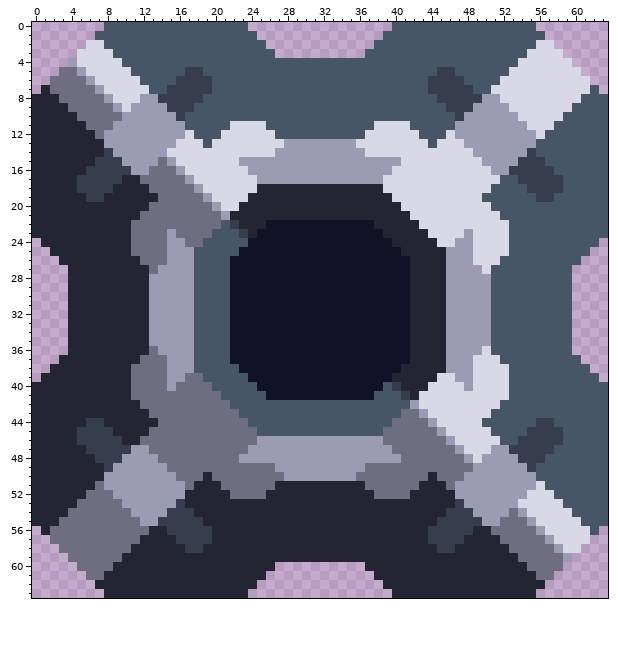
A pixel-art sprite gets an edit: sprites/blocks/production/IRON SMELTER/biotic-zlo-crafting-iron-smelter.png. This is how it looked before the edit.
The file is 64x64 pixels.
The same view after the edit:
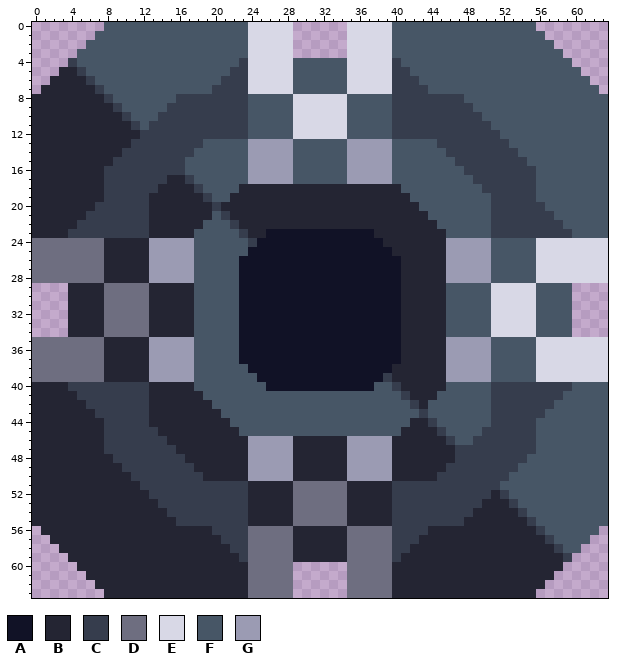
Palette (. is transparent): A #111226  B #242533  C #363d4d  D #6e6e80  E #d8d8e6  F #475666  G #9b9bb3
From old to new:
Changed rows in their new state; - is an unchanged pixel.
first column x 0:
 0 ------------------------EEEEE------EEEEE------------------------
 1 ------------------------EEEEE------EEEEE------------------------
 2 ------FF----------------EEEEE------EEEEE----------------FF------
 3 -----FFFF---------------EEEEE------EEEEE---------------FFFF-----
 4 ----CFFFFF-------------CEEEEE------EEEEEC-------------FFFFFF----
 5 ---BBCFFFFF------FF---CCEEEEE------EEEEECC---FF------FFFFFFFF---
 6 --BBBBCFFFFF----FFFF-CCCEEEEE------EEEEECCC-FFFF----FFFFFFFFFF--
 7 --BBBBBCFFFFF--FFFFFCCCCEEEEE------EEEEECCCCFFFFF--FFFFFFFFFFF--
 8 ---BBBBBCFFFFFFF---CCCCC-----EEEEEE-----CCCCC---FFFFFFFFFFFFF---
 9 ----BBBBBCFFFFF---CCCCCC-----EEEEEE-----CCCCCC---FFFFFFFFFFF----
10 -----BBBBBCFFFCC-CCCCCCC-----EEEEEE-----CCCCCCC-CCFFFFFFFFF-----
11 ------BBBBBCFCCCCCCCCCCCFF---EEEEEE---FFCCCCCCCCCCCFFFFFFF------
12 -------BBBBBCCCCCCCCCCCCFFF--EEEEEE--FFFCCCCCCCCCCCCFFFFF-------
13 --------BBBCCCCCCCC-FFFFGGGG-FFFFFF-GGGGFFFF-CCCCCCCCFFF--------
14 --------BBCCCCCCCCFFFFFFGGG--FFFFFF--GGGFFFFFFCCCCCCCCFF--------
15 -------BB-CCCCCCCFFFFFFF-----FFFFFF-----FFFFFFFCCCCCCC-FF-------
16 ------BB---CCCCCCFFFFFFF-----FFFFFF-----FFFFFFFFCCCCC---FF------
17 -----BBB--CCCCCBBCFFFFFFG----FFFFFF----GFFFFFFFFFCCCCC--FFF-----
18 -----BBB-CCCCCBBBBCFFFFBB--------------BBFFFFFFFFFCCCCC-FFF-----
19 ------BBCCCCC-BBBBBCFFBB----------------BBFFFFFFFF-CCCCCFF------
20 -------CCCCCCBBBBBBBCBB------------------BBFFFFFFFFCCCCCC-------
21 ------CCCCCCCBBBBBBBFC--------------------BBFFFFFFFCCCCCCC------
22 -----CCCCCCCCBBBBBBFF-----BBBBBBBBBBBB-----BBFFFFFFCCCCCCCC-----
23 ----CCCCCCCCCBBBBBFF-----B------------B-----BBFFFFFCCCCCCCCC----
24 DDDDDDDD---BBGG--GF-----C--------------B-----BG--GGFF---EEEEEEEE
25 DDDDDDDD---BBGG--------F----------------B--------GGFF---EEEEEEEE
26 DDDDDDDD----BGG-------F------------------B-------GGF----EEEEEEEE
27 DDDDDDDD-----G--------F------------------B--------G-----EEEEEEEE
28 DDDDDDDD--------------F------------------B--------------EEEEEEEE
29 --------DDDDDBBBBB----F------------------B----FFFFFEEEEE--------
30 --------DDDDDBBBBB----F------------------B----FFFFFEEEEE--------
31 --------DDDDDBBBBB----F------------------B----FFFFFEEEEE--------
32 --------DDDDDBBBBB----F------------------B----FFFFFEEEEE--------
33 --------DDDDDBBBBB----F------------------B----FFFFFEEEEE--------
34 --------DDDDDBBBBB----F------------------B----FFFFFEEEEE--------
35 DDDDDDDD--------------F------------------B--------------EEEEEEEE
36 DDDDDDDD-----G--------F------------------B--------G-----EEEEEEEE
37 DDDDDDDD----BGG-------F------------------B-------GGF----EEEEEEEE
38 DDDDDDDD---BBGG--------F----------------B--------GGFF---EEEEEEEE
39 DDDDDDDD---BBGG--GF-----F--------------C-----BG--GGFF---EEEEEEEE
40 ----CCCCCCCCCBBBBBFF-----F------------F-----BBFFFFFCCCCCCCCC----
41 -----CCCCCCCCBBBBBBFF-----FFFFFFFFFFFF-----BBFFFFFFCCCCCCCC-----
42 ------CCCCCCCBBBBBBBFF--------------------CBFFFFFFFCCCCCCC------
43 -------CCCCCCBBBBBBBBFF------------------FFCFFFFFFFCCCCCC-------
44 ------BBCCCCC-BBBBBBBBFF----------------FFBBCFFFFF-CCCCCFF------
45 -----BBB-CCCCCBBBBBBBBBFF--------------FFBBBBCFFFFCCCCC-FFF-----
46 -----BBB--CCCCCBBBBBBBBBG----BBBBBB----GBBBBBBCFFCCCCC--FFF-----
47 ------BB---CCCCCBBBBBBBB-----BBBBBB-----BBBBBBBCCCCCC---FF------
48 -------BB-CCCCCCCBBBBBBB-----BBBBBB-----BBBBBBBCCCCCCC-FF-------
49 --------BBCCCCCCCCBBBBBBGGG--BBBBBB--GGGBBBBBBCCCCCCCCFF--------
50 --------BBBCCCCCCCC-BBBBGGGG-BBBBBB-GGGGBBBB-CCCCCCCCFFF--------
51 -------BBBBBCCCCCCCCCCCCBBB--DDDDDD--BBBCCCCCCCCCCCCFFFFF-------
52 ------BBBBBBBCCCCCCCCCCCBB---DDDDDD---BBCCCCCCCCCCCBCFFFFF------
53 -----BBBBBBBBBCC-CCCCCCC-----DDDDDD-----CCCCCCC-CCBBBCFFFFF-----
54 ----BBBBBBBBBBB---CCCCCC-----DDDDDD-----CCCCCC---BBBBBCFFFFF----
55 ---BBBBBBBBBBBBB---CCCCC-----DDDDDD-----CCCCC---BBBBBBBCFFFFF---
56 --BBBBBBBBBBB--BBBBBCCCCDDDDD------DDDDDCCCCBBBBB--BBBBBCFFFFF--
57 --BBBBBBBBBB----BBBB-CCCDDDDD------DDDDDCCC-BBBB----BBBBBCFFFF--
58 ---BBBBBBBB------BB---CCDDDDD------DDDDDCC---BB------BBBBBCFF---
59 ----BBBBBB-------------CDDDDD------DDDDDC-------------BBBBBC----
60 -----BBBB---------------DDDDD------DDDDD---------------BBBB-----
61 ------BB----------------DDDDD------DDDDD----------------BB------
62 ------------------------DDDDD------DDDDD------------------------
63 ------------------------DDDDD------DDDDD------------------------
Pixel boxes of the changes (left, top, right, bottom) in both pictures:
changed: (32, 22, 608, 598)
